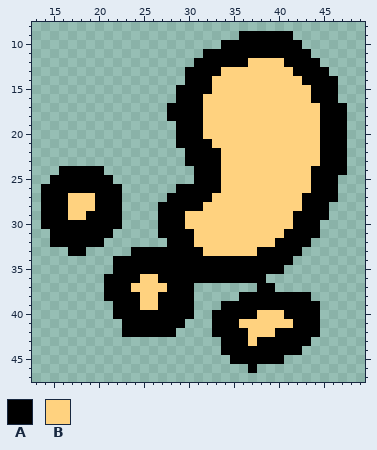
Edited in one commit: sprite sheet (public/img/banner 腳印2.png). The picture above was drawn from the file before the commit.
The file is 65x53 pixels. Shown: x 13..49, y 8..47.
Palette (. is transparent): A #000000  B #ffd27f
Pixels before, first column x 14:
 9 ......................AAAAAA......
10 ....................AAAAAAAAA.....
11 ..................AAAAAAAAAAAA....
12 .................AAAAAABBBBAAAA...
13 ................AAAABBBBBBBBAAAA..
14 ................AAABBBBBBBBBBAAAA.
15 ...............AAAABBBBBBBBBBBAAA.
16 ...............AAABBBBBBBBBBBBAAA.
17 ..............AAAABBBBBBBBBBBBBAAA
18 ..............AAAABBBBBBBBBBBBBAAA
19 ...............AAABBBBBBBBBBBBBAAA
20 ...............AAABBBBBBBBBBBBBAAA
21 ...............AAAABBBBBBBBBBBBAAA
22 ................AAAABBBBBBBBBBBAAA
23 ................AAAABBBBBBBBBBBAAA
24 ..AAAAA..........AAABBBBBBBBBBAAAA
25 .AAAAAAA.........AAABBBBBBBBBBAAA.
26 AAAAAAAAA......AAAAABBBBBBBBBBAAA.
27 AAABBBAAA.....AAAAABBBBBBBBBBAAAA.
28 AAABBBAAA....AAAAABBBBBBBBBBBAAA..
29 AAABBAAAA....AAABBBBBBBBBBBBAAAA..
30 AAAAAAAAA....AAABBBBBBBBBBBBAAA...
31 .AAAAAAA.....AAAABBBBBBBBBBAAAA...
32 .AAAAAA.......AAABBBBBBBBBAAAA....
33 ...AA.....AAAAAAAABBBBBBAAAAA.....
34 ........AAAAAAAAAAAAAAAAAAAA......
35 ........AAAAAAAAAAAAAAAAAAA.......
36 .......AAAABBAAAAAAAAAAAA.........
37 .......AAABBBBAAA.......AA........
38 .......AAAABBAAAA.....AAAAAAAA....
39 ........AAABBAAAA...AAAAAAAAAAA...
40 ........AAAAAAAAA..AAAAABBBAAAA...
41 .........AAAAAAA...AAABBBBBBAAA...
42 .........AAAAAA....AAAABBBAAAAA...
43 ....................AAABAAAAAA....
44 ....................AAAAAAAAA.....
45 .....................AAAAAA.......
46 .......................A..........
The result:
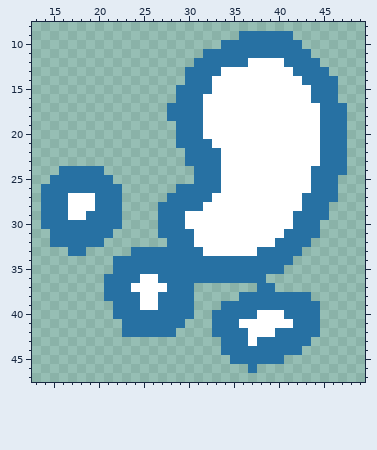
Change:
{"colour":"A","old":"#000000","new":"#2771a3"}
{"colour":"B","old":"#ffd27f","new":"#ffffff"}
{"label":"changed","picture_box":[41,31,347,373]}
